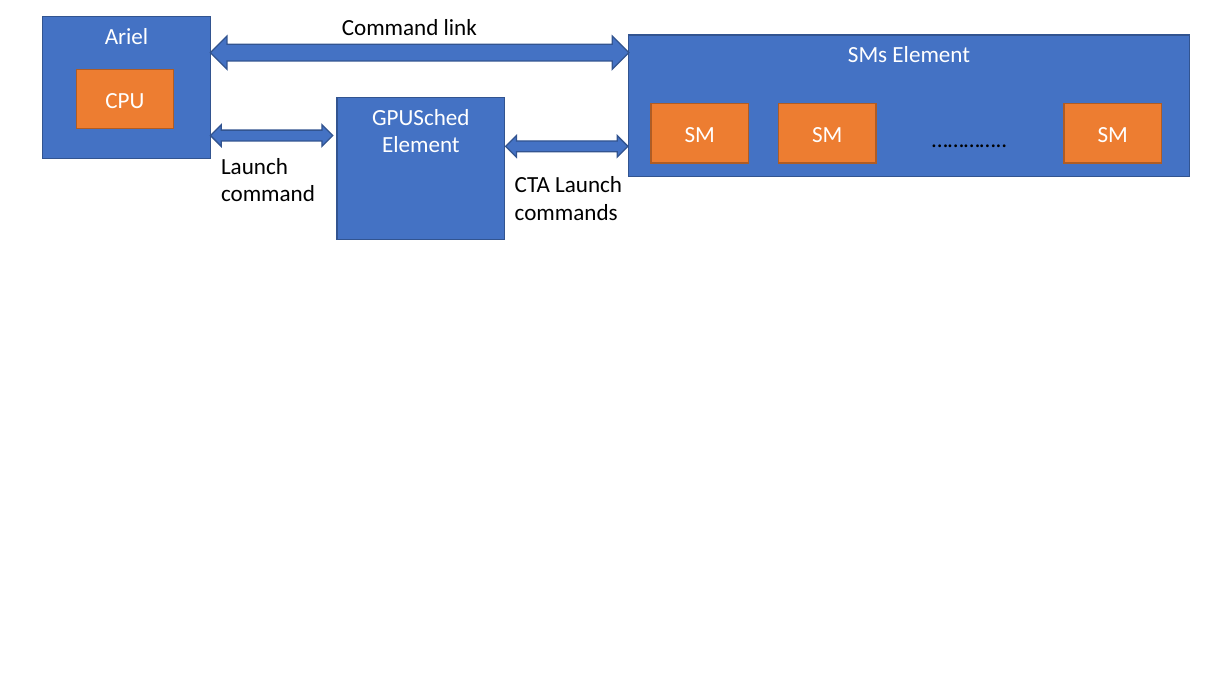
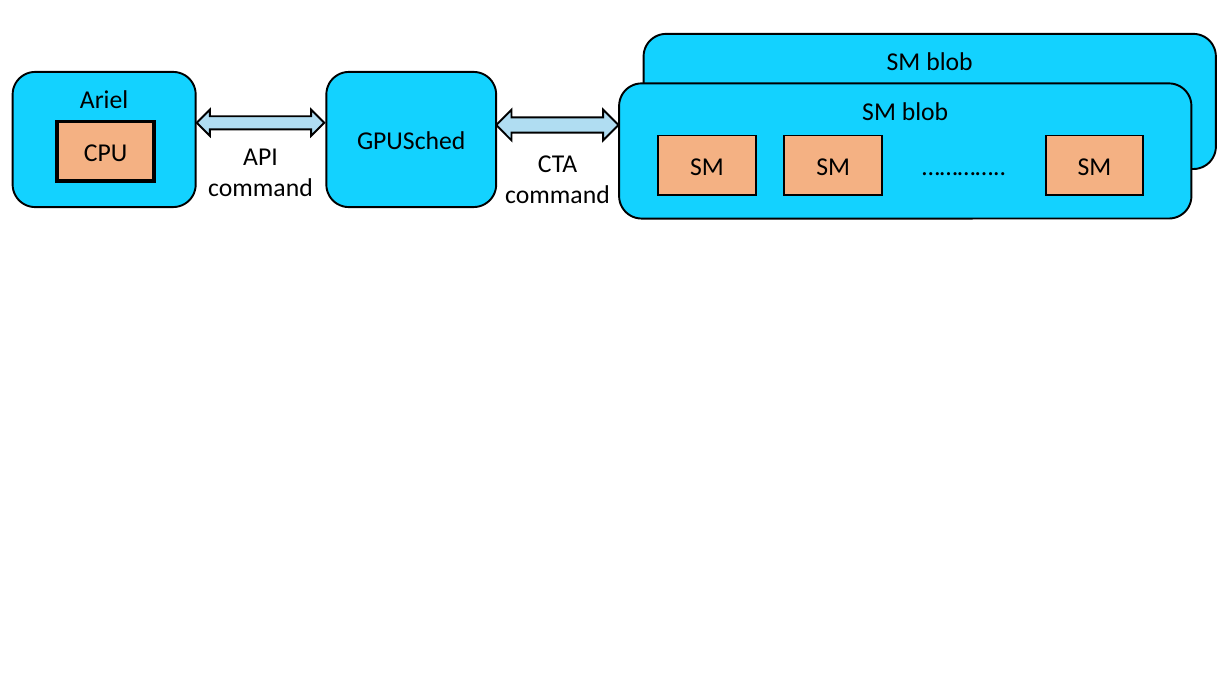
Before and after one commit to yechen3/sandia-tr, a slide deck: slide 2 of figures/scheduler.pptx. Drawn at 1232x693 pixels with LibreOffice and Linux fonts; fonts in the diff are those of the drawing. Boxes give left, top, right and bottom in pixels: in the first picture for what was removed or moved away, otherwise in the second. Text is boxed around its words. In the diff, an @@ line names an element or a change of style, - is before the commit and + after.

```diff
--- a/figures/scheduler.pptx
+++ b/figures/scheduler.pptx
@@ text removed at (342, 19, 477, 35) @@
-Command link
@@ left right arrow removed at (211, 36, 629, 69) @@
@@ rectangle removed at (629, 35, 1190, 177) @@
-SMs Element
@@ rounded rectangle added at (644, 34, 1216, 169), fill #13D2FF, outline #000000 1.5 pt, 20 pt, text #000000 @@
+SM blob
@@ rounded rectangle "Ariel": place and size @@
-rounded rectangle "Ariel" at (43, 17, 211, 158)
+rounded rectangle "Ariel" at (13, 72, 196, 207)
@@ rounded rectangle "Ariel" at (13, 72, 196, 207): size 18 to 20 pt, text colour #FFFFFF to #000000; rectangle to rounded rectangle; fill #4472C4 to #13D2FF; outline #325491 1 pt to #000000 1.5 pt @@
@@ rounded rectangle "GPUSched": place and size @@
-rounded rectangle "GPUSched" at (337, 98, 506, 239)
+rounded rectangle "GPUSched" at (326, 72, 496, 207)
@@ rounded rectangle "GPUSched" at (326, 72, 496, 207): vertical alignment top to middle; rectangle to rounded rectangle; fill #4472C4 to #13D2FF; outline #325491 1 pt to #000000 1.5 pt @@
@@ rounded rectangle added at (619, 83, 1191, 218), fill #13D2FF, outline #000000 1.5 pt, 20 pt, text #000000 @@
+SM blob
@@ left right arrow: place and size @@
-left right arrow at (211, 125, 333, 146)
+left right arrow at (197, 110, 324, 136)
@@ left right arrow at (197, 110, 324, 136): fill #4472C4 to #B0DDF2; outline #325491 1 pt to #000000 1.5 pt @@
@@ left right arrow at (496, 110, 618, 140): fill #4472C4 to #B0DDF2; outline #325491 1 pt to #000000 1.5 pt @@
@@ left right arrow: place and size @@
-left right arrow at (506, 136, 628, 157)
+left right arrow at (496, 110, 618, 140)
@@ rectangle "CPU": place and size @@
-rectangle "CPU" at (76, 69, 173, 128)
+rectangle "CPU" at (57, 122, 154, 181)
@@ rectangle "CPU" at (57, 122, 154, 181): size 18 to 20 pt, text colour #FFFFFF to #000000; fill #ED7D31 to #F4B183; outline #AF5C24 1 pt to #000000 3 pt @@
@@ text at (208, 148, 313, 196): text changed; size 18 to 20 pt @@
-Launch command
+API command
@@ text in rounded rectangle at (357, 131, 465, 150): text changed; size 18 to 20 pt; text colour #FFFFFF to #000000 @@
-GPUSched Element
+GPUSched
@@ rectangle "SM": place and size @@
-rectangle "SM" at (652, 104, 749, 163)
+rectangle "SM" at (659, 136, 756, 195)
@@ rectangle "SM": place and size @@
-rectangle "SM" at (779, 104, 876, 163)
+rectangle "SM" at (785, 136, 882, 195)
@@ text "…………..": place and size @@
-text "………….." at (923, 120, 1018, 157)
+text "………….." at (913, 145, 1016, 186)
@@ text "………….." at (913, 145, 1016, 186): size 18 to 20 pt @@
@@ size 18 to 20 pt, text colour #FFFFFF to #000000; fill #ED7D31 to #F4B183; outline #AF5C24 1 pt to #000000 1.5 pt in 3 elements at (785, 136, 882, 195), (659, 136, 756, 195), (1046, 136, 1143, 195) @@
@@ rectangle "SM": place and size @@
-rectangle "SM" at (1065, 104, 1162, 163)
+rectangle "SM" at (1046, 136, 1143, 195)
@@ text at (505, 155, 610, 203): text changed; size 18 to 20 pt @@
-CTA Launch commands
+CTA command
```
Also in this commit, not shown: 1 other slide changed, 1 slide added, 1 slide removed, 7 other files.
